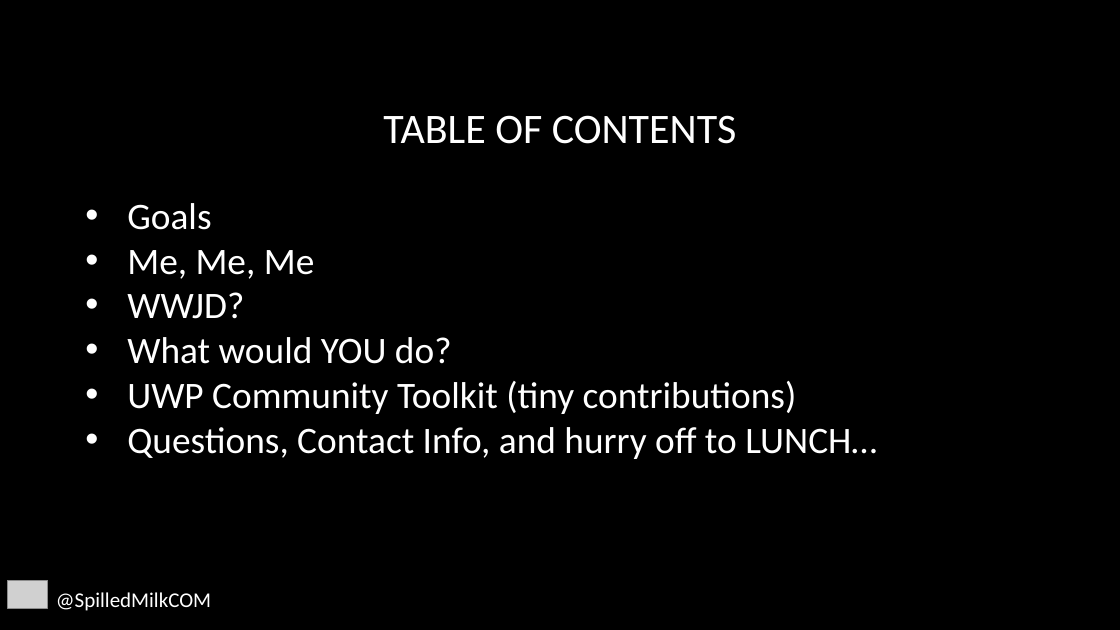
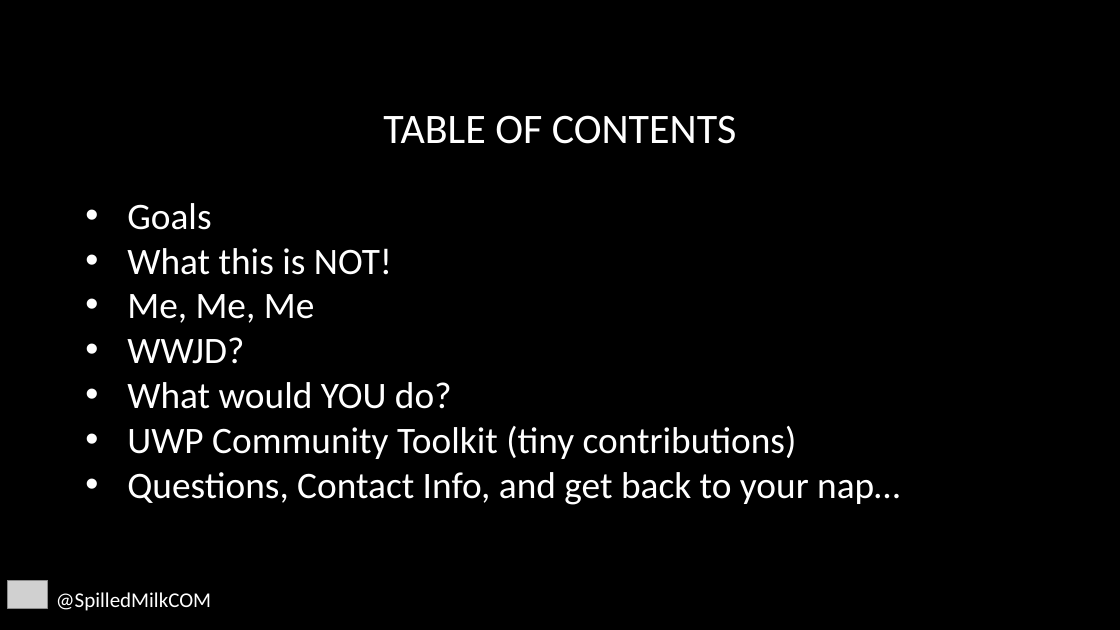
Before and after one commit to SpilledMilkCOM/DenDevDayUWP, a slide deck: slide 6 of Giving Back.pptx. Drawn at 1120x630 pixels with LibreOffice and Linux fonts; fonts in the diff are those of the drawing; grey boxes stand for pictures; background and template pictures are left out. Boxes give left, top, right and bottom in pixels: in the first picture for what was removed or moved away, otherwise in the second. Text is boxed around its words. In the diff, an @@ line names an element or a change of style, - is before the commit and + after.

```diff
--- a/Giving Back.pptx
+++ b/Giving Back.pptx
@@ text at [127, 248, 392, 275]: paragraph added @@
+• What this is NOT!
@@ text at [127, 472, 900, 505]: text changed @@
-• Questions, Contact Info, and hurry off to LUNCH…
+• Questions, Contact Info, and get back to your nap…
```
Also in this commit, not shown: 3 other slides changed, 1 slide added.
